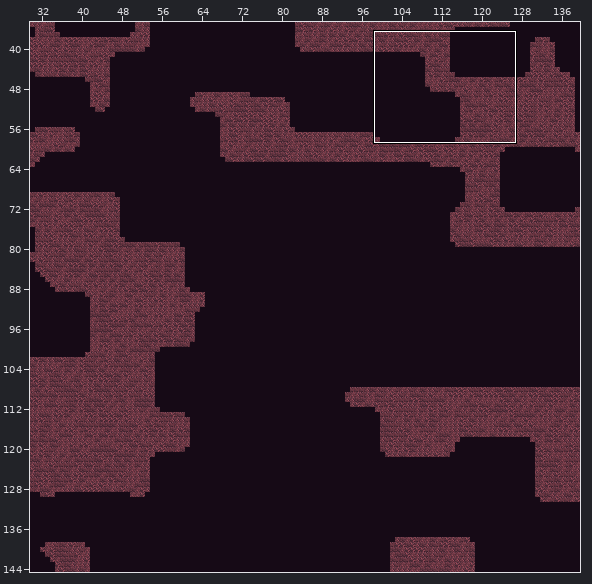
One commit to this Tiled map: android/assets/maps/level1.tmx. The picture above shows the old version from afar; the outline marks the close-up.
Close-up. Before:
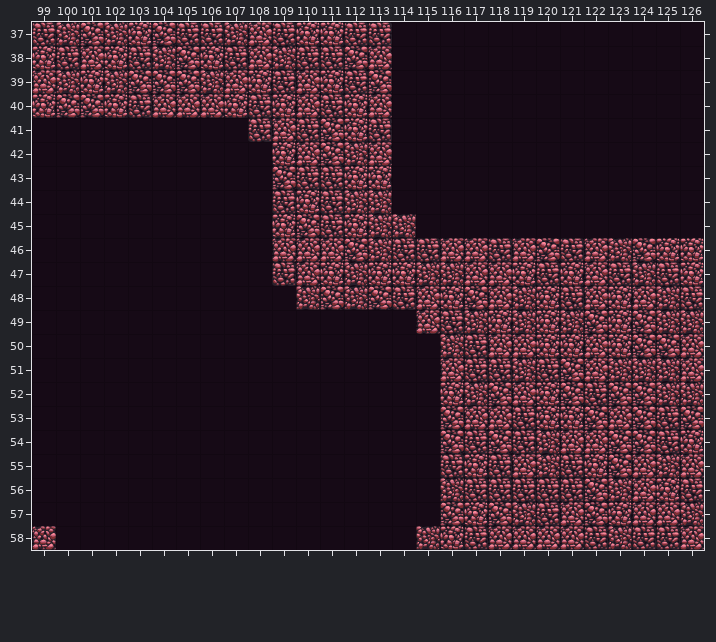
Cells are 64x64 px. Shown: x 99..126, y 37..58. The commit also changed other parts of the map, which this record leaves out.
The same view after the edit:
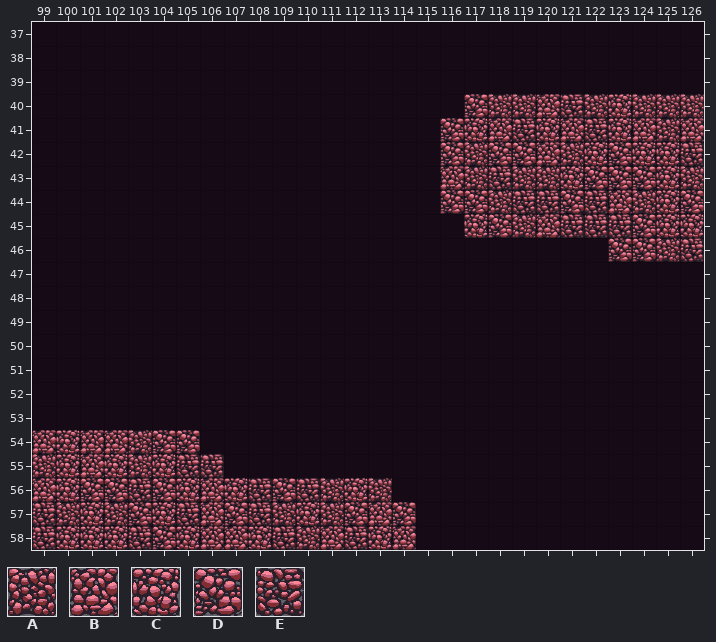
Key: from "tileMapGutter": A 5, B 6, C 7, D 8, E 9.
_ is an empty cell, . an unchanged one.
Changes in this commit:
--- layer "terrain"
@@ x 99..126 @@
-37 EADACDEEABECCEE.............
-38 CEBCEADCEBAEEDB.............
-39 BACADDDABCEBCED.............
-40 CDDCEBBBCECBECB...__________
-41 .........EBEDCE..___________
-42 ..........CBDAB..___________
-43 ..........DEECC..___________
-44 ..........ECEAA..___________
-45 ..........CDECAA..__________
-46 ..........BBBDAEEBBEBDEBA.CC
-47 ..........EBCACCAABBCECBEAEC
-48 ...........ADADEBCDBACEBCBAE
-49 ................BEACACADCDAA
-50 .................AEBBCCBCDDB
-51 .................BEEAEDBAAAB
-52 .................CADBCDEDDAA
-53 .................DBBECCDBDED
-54 _______..........DEDEABBDDEC
-55 ________.........ECEBAECDBAB
-56 _______________..AEEEEEDABCE
-57 ________________.DCDAEBDCBBA
-58 B_______________ACEBBBBEAEEB
+37 _______________.............
+38 _______________.............
+39 _______________.............
+40 _______________...DAABEACAAA
+41 .........______..DCBECBECBAB
+42 .........._____..DADDBACDCCE
+43 .........._____..BAEAACDDDCA
+44 .........._____..DDAEEDEBACD
+45 ..........______..CDABEEEDCC
+46 ..........______________D.AE
+47 ..........__________________
+48 ..........._________________
+49 ................____________
+50 .................___________
+51 .................___________
+52 .................___________
+53 .................___________
+54 BCBBADD..........___________
+55 ACBCACEE.........___________
+56 BCDDEDCBCEDEACA..___________
+57 EACADCEBDEACADBD.___________
+58 ECCCEDCBBCEABECB____________
